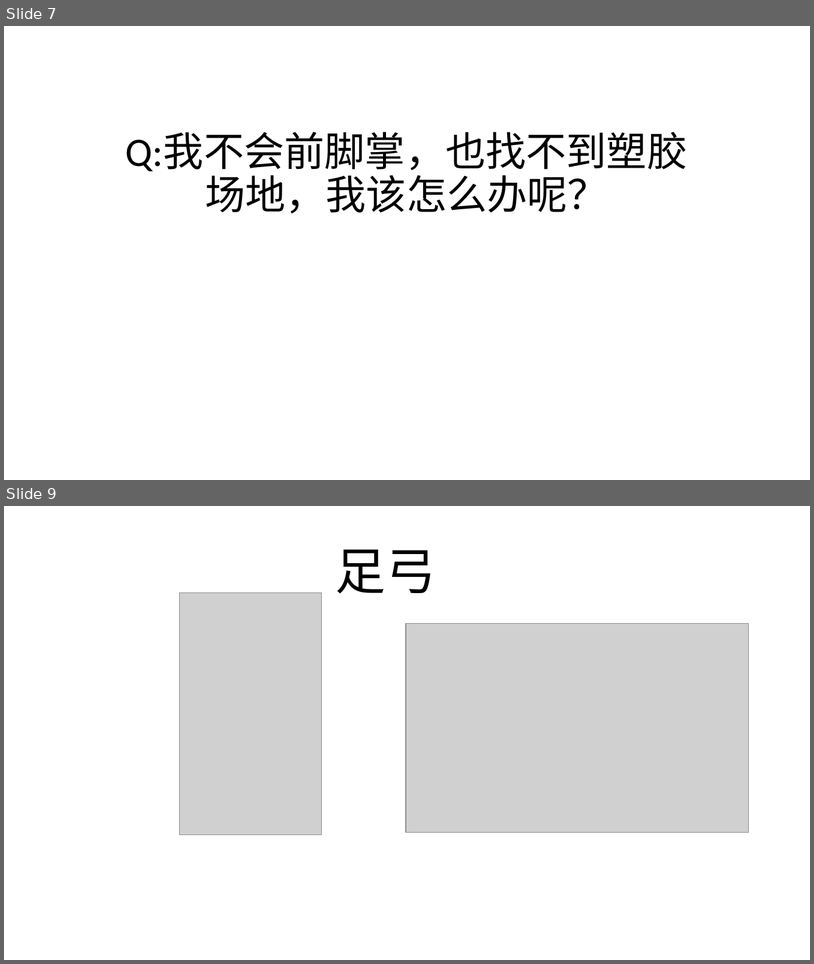
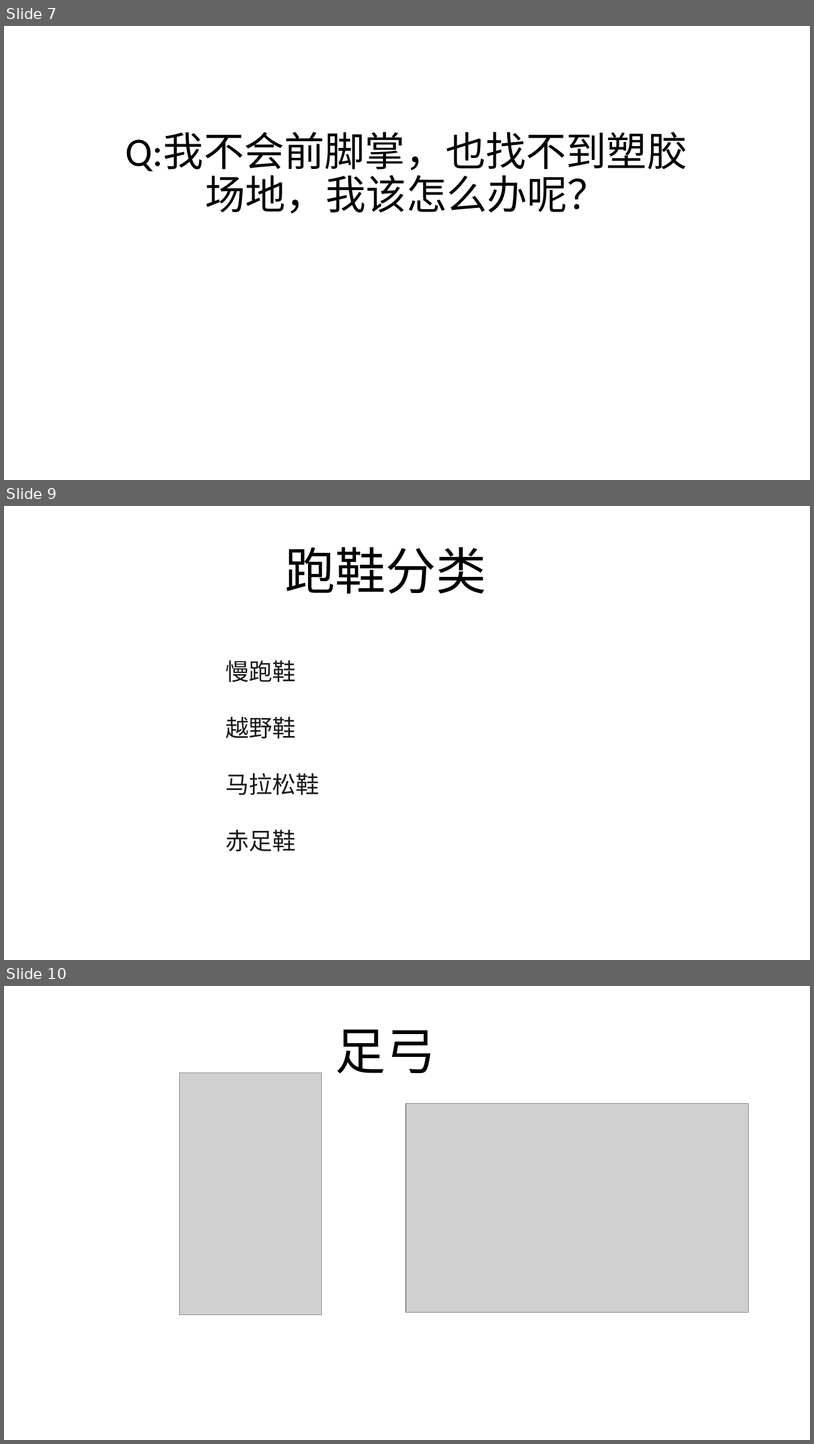
Before and after one commit to FredJiangFei/freetalk, a slide deck: 跑鞋/prod.pptx. Shown one above the other, each under a label of ours: slides 7 and 9 before the commit, slides 7, 9 and 10 after it; the slides between them are not shown. The pictures are 814x964 and 814x1444 pixels, drawn with LibreOffice and Linux fonts; fonts in the diff are those of the drawing; grey boxes stand for pictures. Boxes give left, top, right and bottom in pixels: in the first picture for what was removed or moved away, otherwise in the second. Text is boxed around its words. In the diff, an @@ line names an element or a change of style, - is before the commit and + after.

```diff
--- a/跑鞋/prod.pptx
+++ b/跑鞋/prod.pptx
@@ slide 9 added at (x1=4, y1=506, x2=810, y2=960), background #FFFFFF @@
@@ text added at (x1=285, y1=547, x2=487, y2=594), 60 pt, text #000000 @@
+跑鞋分类
@@ text added at (x1=225, y1=660, x2=320, y2=851), 28 pt, text #1A1A1A @@
+慢跑鞋
+越野鞋
+马拉松鞋
+赤足鞋
@@ what was slide 9 is now slide 10 @@
```
Also in this commit, not shown: 5 slides changed, 2 other slides added, 2 slides removed.
